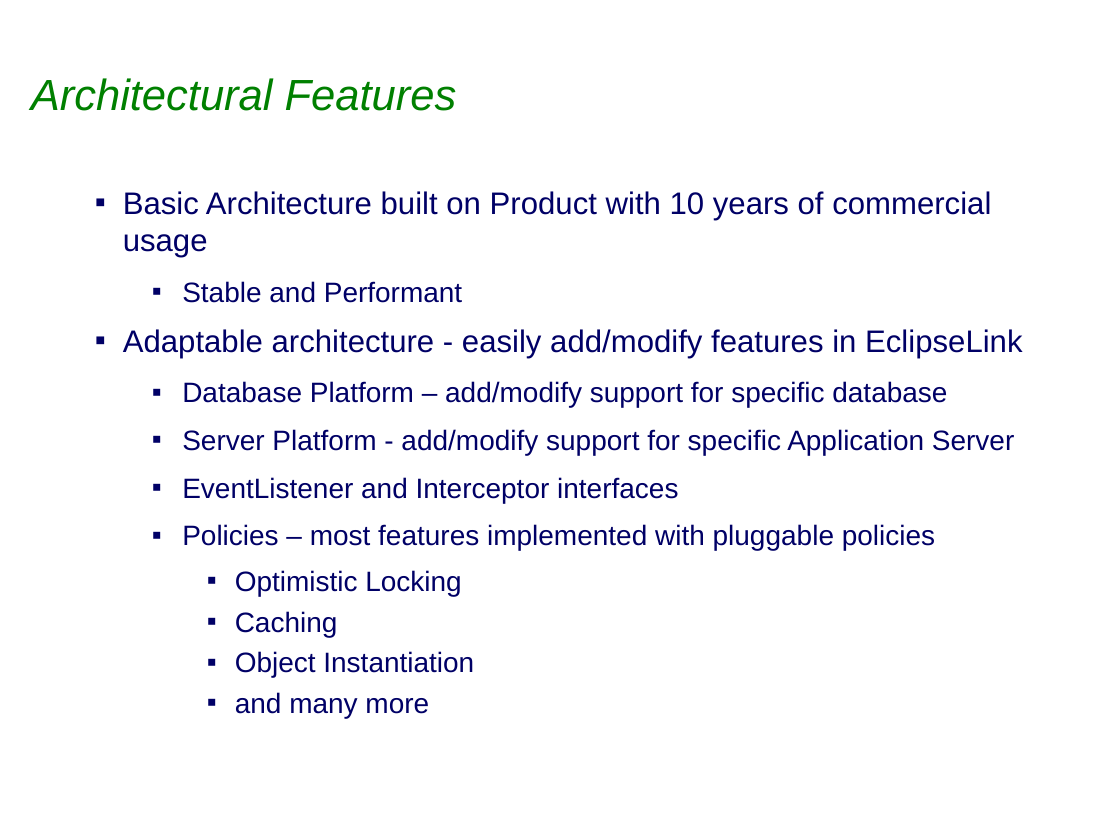
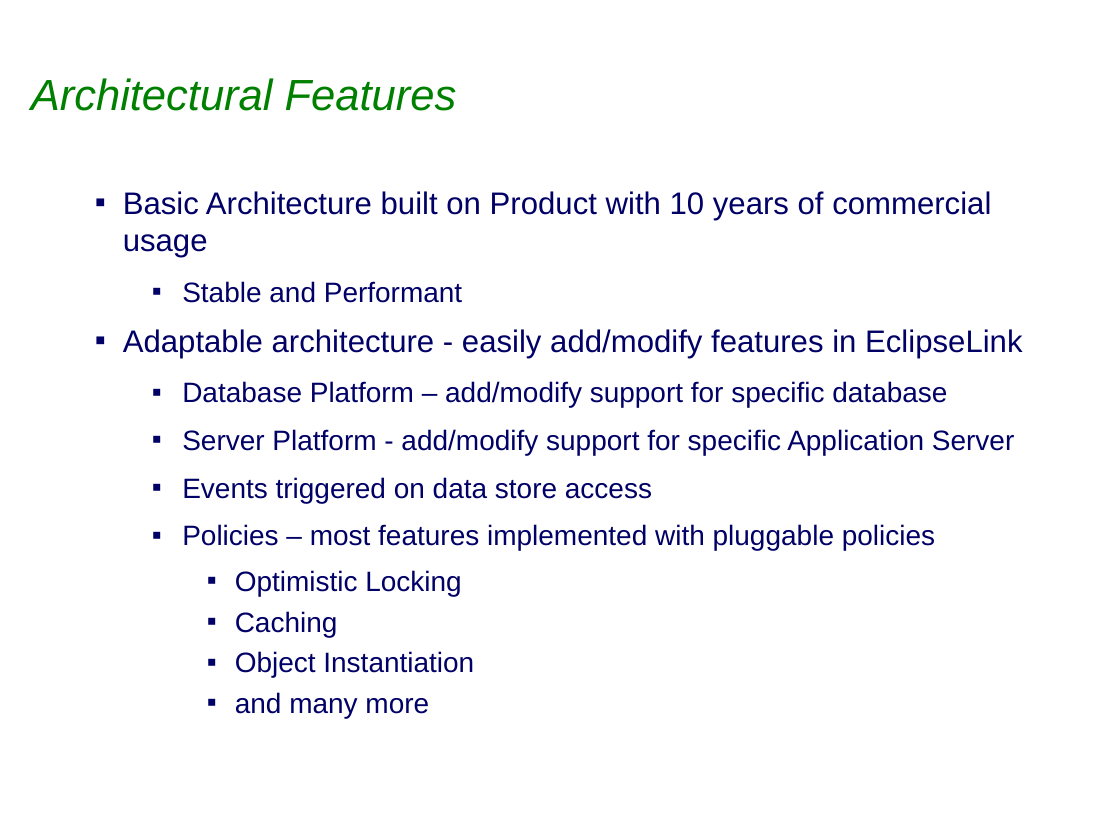
Before and after one commit to bfg-repo-cleaner-demos/eclipselink.runtime-bfg-strip-big-blobs, a slide deck: slide 17 of project-admin/Graduation_Release_Review.ppt (slide 16 before the commit). Drawn at 1120x840 pixels with LibreOffice and Linux fonts; fonts in the diff are those of the drawing; background and template pictures are left out. Boxes give left, top, right and bottom in pixels: in the first picture for what was removed or moved away, otherwise in the second. Text is boxed around its words. In the diff, an @@ line names an element or a change of style, - is before the commit and + after.

```diff
--- a/project-admin/Graduation_Release_Review.ppt
+++ b/project-admin/Graduation_Release_Review.ppt
@@ text at (182,477,652,503): text changed @@
-  ▪ EventListener and Interceptor interfaces
+  ▪ Events triggered on data store access
```
Also in this commit, not shown: 4 other slides changed, 1 slide added.
